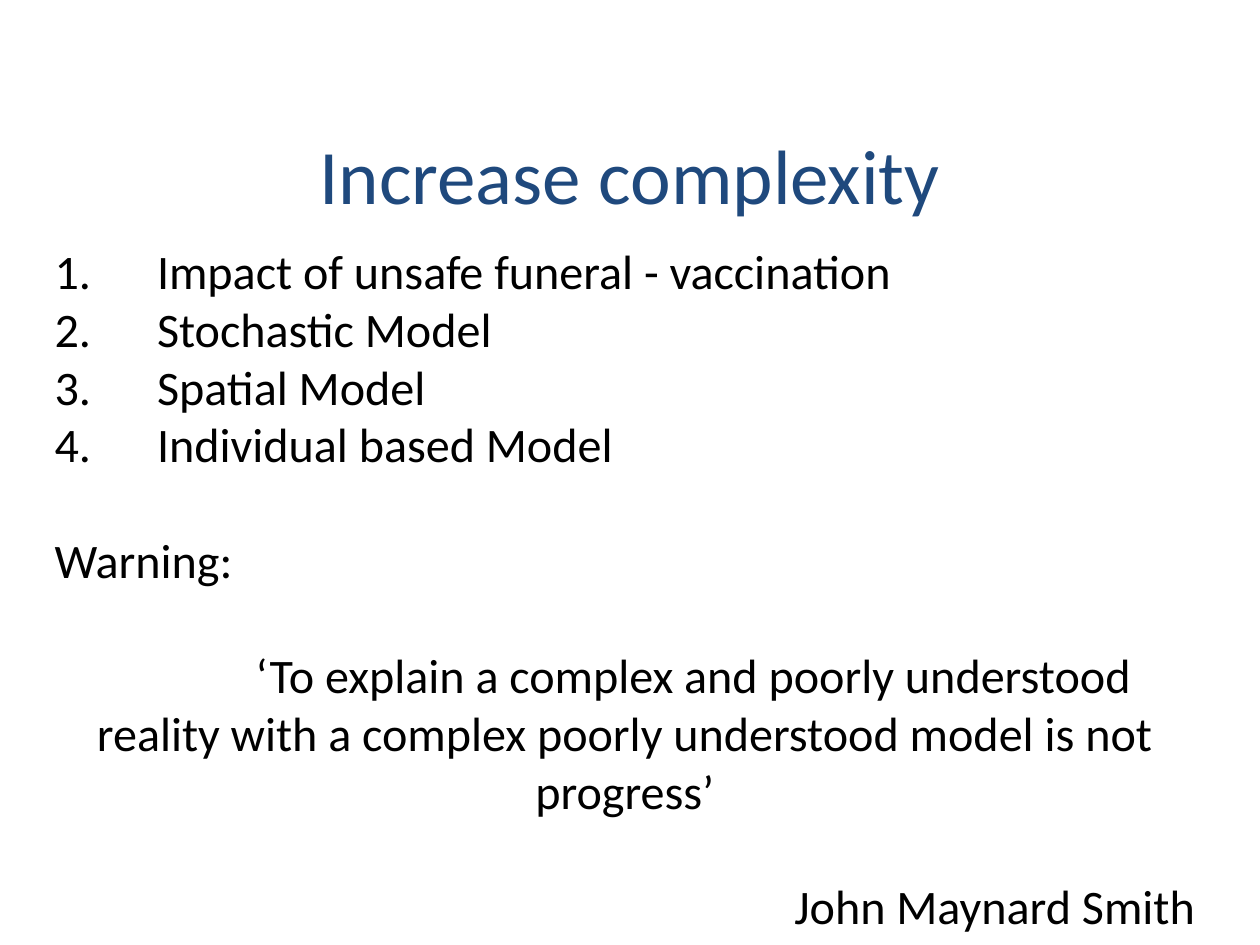
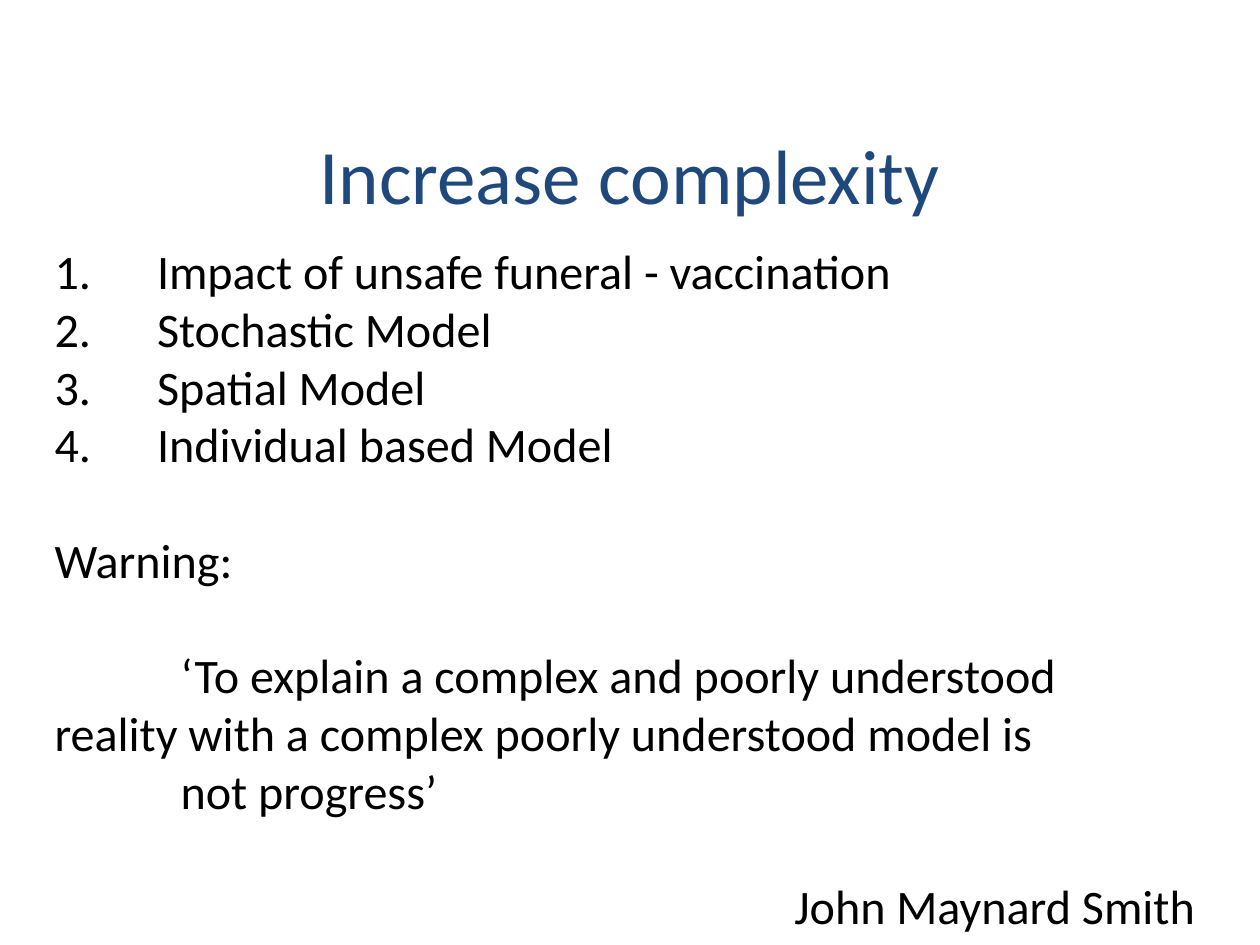
Before and after one commit to reconhub/learn, a slide deck: slide 43 of static/slides/compartmental-ebola/compartmental-ebola.pptx (slide 41 before the commit). Drawn at 1260x945 pixels with LibreOffice and Linux fonts; fonts in the diff are those of the drawing; background and template pictures are left out. Boxes give left, top, right and bottom in pixels: in the first picture for what was removed or moved away, otherwise in the second. Text is boxed around its words. In the diff, an @@ line names an element or a change of style, - is before the commit and + after.

```diff
--- a/static/slides/compartmental-ebola/compartmental-ebola.pptx
+++ b/static/slides/compartmental-ebola/compartmental-ebola.pptx
@@ text at <box>55,658,1056,818</box>: text changed @@
-‘To explain a complex and poorly understood reality with a complex poorly understood model is not progress’
+‘To explain a complex and poorly understood reality with a complex poorly understood model is
+not progress’
```
Also in this commit, not shown: 6 other slides changed, 2 slides added, 5 other files.
